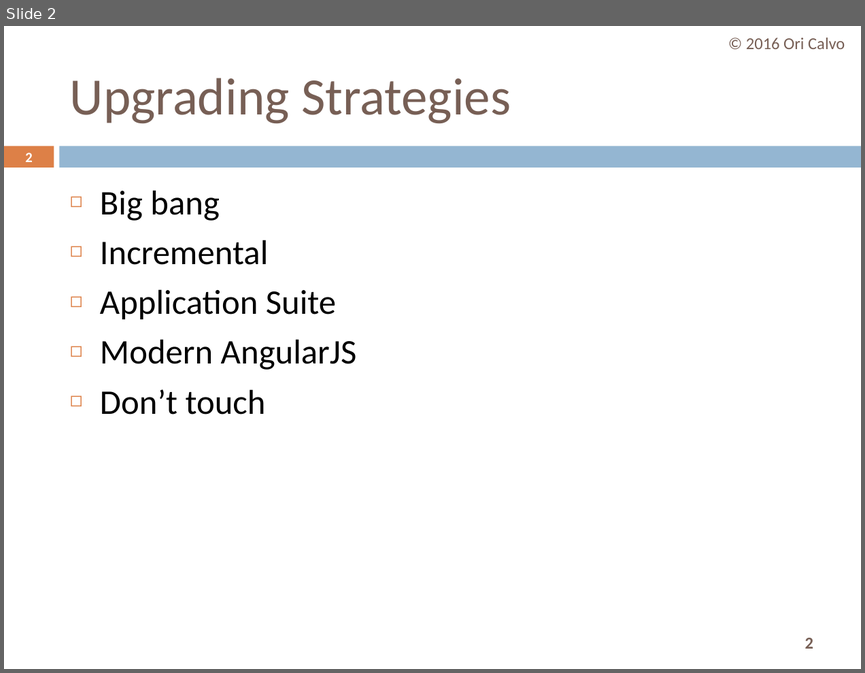
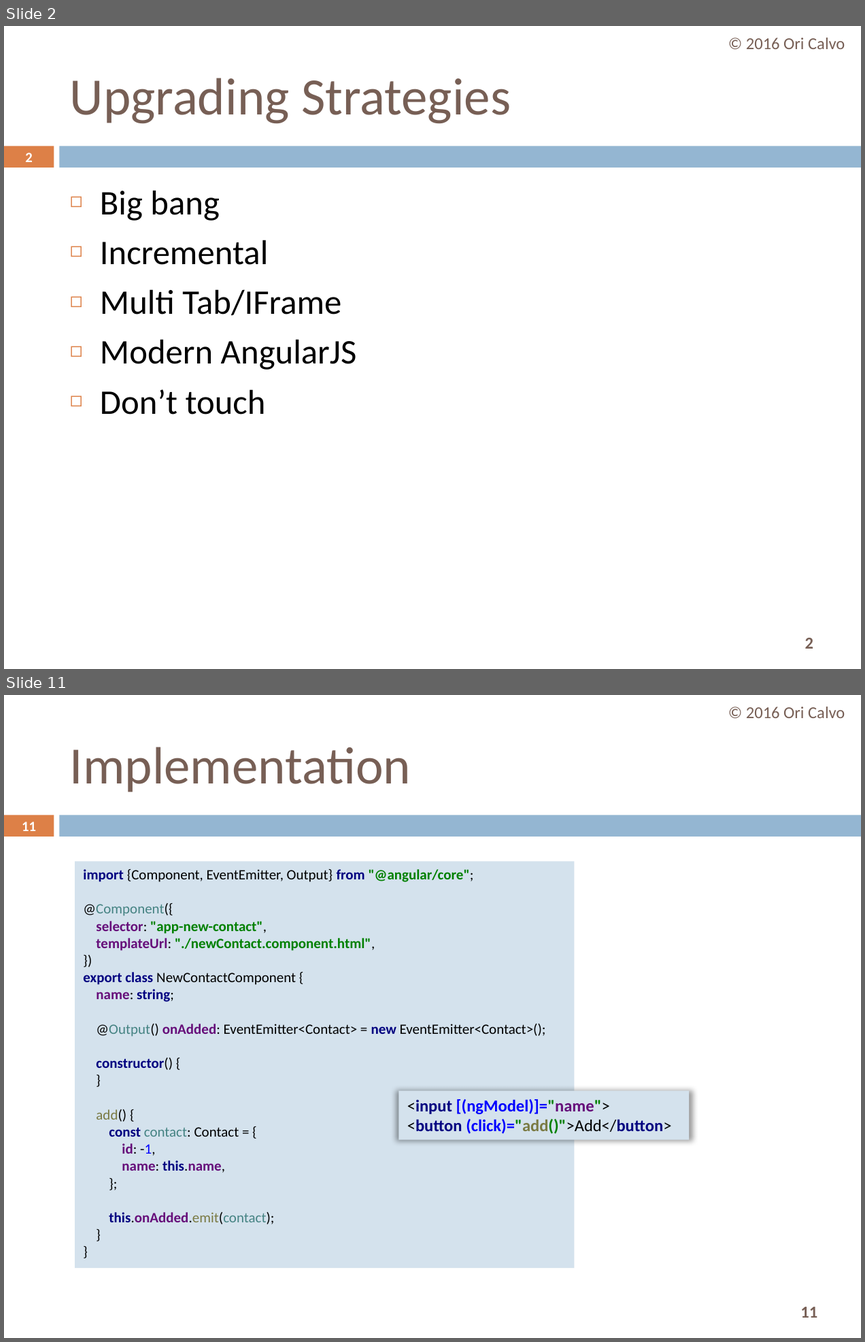
Before and after one commit to oricalvo/course-amdocs-angular, a slide deck: PPTs/11 NG Upgrade.pptx. Shown one above the other, each under a label of ours: slide 2 before the commit, slides 2 and 11 after it; the slides between them are not shown. The pictures are 865x673 and 865x1342 pixels, drawn with LibreOffice and Linux fonts; fonts in the diff are those of the drawing. Boxes give left, top, right and bottom in pixels: in the first picture for what was removed or moved away, otherwise in the second. Text is boxed around its words. In the diff, an @@ line names an element or a change of style, - is before the commit and + after.

```diff
--- a/PPTs/11 NG Upgrade.pptx
+++ b/PPTs/11 NG Upgrade.pptx
@@ slide 11 added at bbox=[4, 695, 861, 1338], background #FFFFFF; not listed: 3 template elements that a slide beside it also shows @@
@@ text added at bbox=[746, 707, 844, 718], 14 pt, text #775F55 @@
+© 2016 Ori Calvo
@@ title added at bbox=[70, 747, 411, 792], 44 pt, text #775F55 @@
+Implementation
@@ page number added at bbox=[22, 821, 36, 831], 11.9 pt, text #FFFFFF, bold @@
+11
@@ rectangle added at bbox=[75, 861, 575, 1268], fill #D4E2ED, 12 pt, text #000000 @@
+import {Component, EventEmitter, Output} from "@angular/core";
+@Component({
+selector: "app-new-contact",
+templateUrl: "./newContact.component.html",
+})
+export class NewContactComponent {
+name: string;
+@Output() onAdded: EventEmitter<Contact> = new EventEmitter<Contact>();
+constructor() {
+}
+add() {
+const contact: Contact = {
+id: -1,
+name: this.name,
+};
+this.onAdded.emit(contact);
+}
+}
@@ rectangle added at bbox=[399, 1091, 689, 1140], fill #D4E2ED, 14 pt, text #0000FF, bold @@
+<input [(ngModel)]="name">
+<button (click)="add()">Add</button>
@@ slide 2 changed as well @@
@@ text at bbox=[100, 289, 341, 315]: text changed @@
-◻ Application Suite
+◻ Multi Tab/IFrame
```
Also in this commit, not shown: 3 other slides changed, 15 other slides added, 1 other file.
